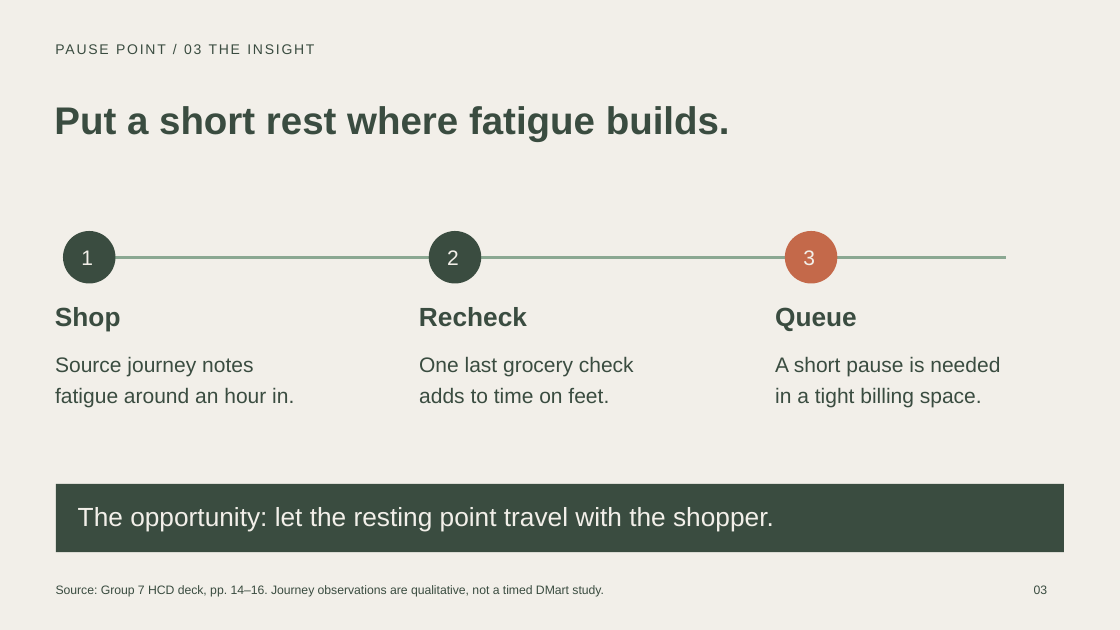
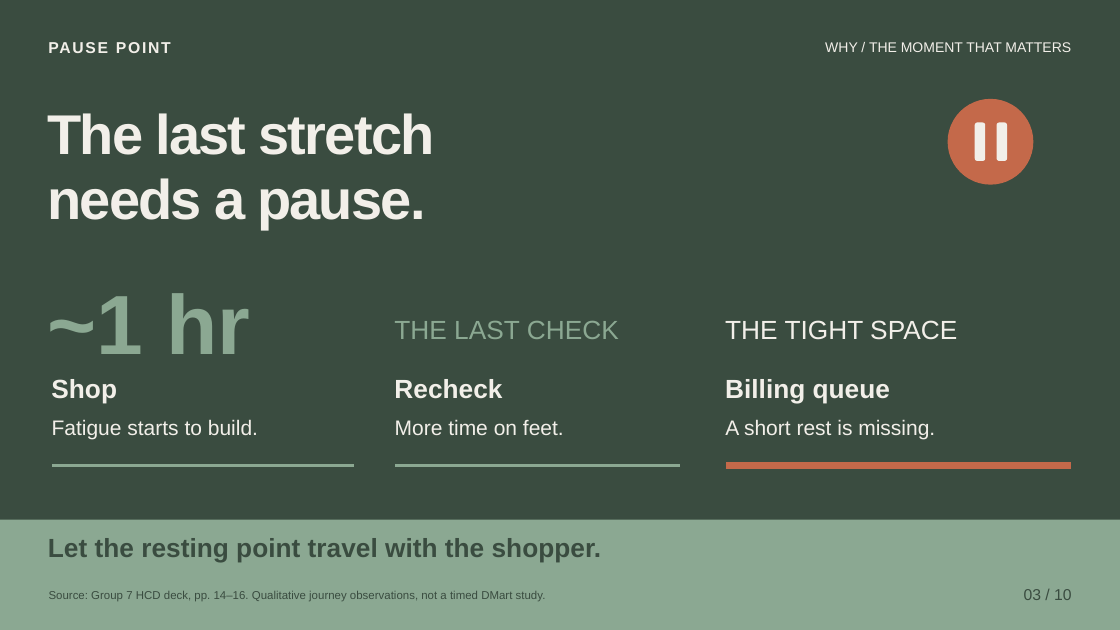
Before and after one commit to hugohe3/ppt-master, a slide deck: slide 3 of deliverables/DMart_Pause_Point_Pilot_Pitch.pptx. Drawn at 1120x630 pixels with LibreOffice and Linux fonts; fonts in the diff are those of the drawing. Boxes give left, top, right and bottom in pixels: in the first picture for what was removed or moved away, otherwise in the second. Text is boxed around its words. In the diff, an @@ line names an element or a change of style, - is before the commit and + after.

Commit message:
Redesign DMart pitch with cinematic layouts and native motion

```diff
--- a/deliverables/DMart_Pause_Point_Pilot_Pitch.pptx
+++ b/deliverables/DMart_Pause_Point_Pilot_Pitch.pptx
@@ background #F2EFE9 to #3A4C40 @@
@@ text at [49,37,189,61]: text changed; size 12 to 13.5 pt; text colour #3A4C40 to #F2EFE9; bold on @@
-PAUSE POINT / 03 THE INSIGHT
+PAUSE POINT
@@ text added at [825,42,1071,52], 12 pt, text #F2EFE9 @@
+WHY / THE MOMENT THAT MATTERS
@@ text added at [47,113,435,229], 48 pt, text #F2EFE9, bold @@
+The last stretch
+needs a pause.
@@ text removed at [54,106,730,141] @@
-Put a short rest where fatigue builds.
@@ ellipse added at [948,99,1033,185], fill #C4694A @@
@@ rounded rectangle added at [975,123,985,161], fill #F2EFE9 @@
@@ rounded rectangle added at [996,123,1007,161], fill #F2EFE9 @@
@@ text at [47,293,250,354]: text changed; size 18 to 72 pt; text colour #F2EFE9 to #8BA892; bold on @@
-1
+~1 hr
@@ text added at [394,321,619,339], 22.5 pt, text #8BA892 @@
+THE LAST CHECK
@@ text added at [725,320,957,340], 22.5 pt, text #F2EFE9 @@
+THE TIGHT SPACE
@@ group removed at [55,231,1007,408]: 4 texts, 3 ellipses, 1 freeform shape @@
-Source journey notes
-fatigue around an hour in.
-2
-3
-A short pause is needed
-in a tight billing space.
@@ text "Shop": place and size @@
-text "Shop" at [55,307,121,332]
+text "Shop" at [51,379,117,404]
@@ text "Shop" at [51,379,117,404]: text colour #3A4C40 to #F2EFE9 @@
@@ text "Recheck" at [394,379,502,399]: text colour #3A4C40 to #F2EFE9 @@
@@ text "Recheck": place and size @@
-text "Recheck" at [419,307,527,327]
+text "Recheck" at [394,379,502,399]
@@ text at [725,379,890,404]: text changed; text colour #3A4C40 to #F2EFE9 @@
-Queue
+Billing queue
@@ text added at [52,420,258,440], 18 pt, text #F2EFE9 @@
+Fatigue starts to build.
@@ text at [395,420,564,435]: text changed; text colour #3A4C40 to #F2EFE9 @@
-One last grocery check
-adds to time on feet.
+More time on feet.
@@ text added at [725,420,935,440], 18 pt, text #F2EFE9 @@
+A short rest is missing.
@@ freeform shape added at [52,465,354,466], outline #8BA892 2.25 pt @@
@@ freeform shape added at [396,465,681,466], outline #8BA892 2.25 pt @@
@@ freeform shape added at [727,465,1071,466], outline #C4694A 6 pt @@
@@ rectangle: place and size @@
-rectangle at [56,484,1065,552]
+rectangle at [0,520,1120,630]
@@ rectangle at [0,520,1120,630]: fill #3A4C40 to #8BA892 @@
@@ text at [48,538,601,563]: text changed; text colour #F2EFE9 to #3A4C40; bold on @@
-The opportunity: let the resting point travel with the shopper.
+Let the resting point travel with the shopper.
@@ text at [49,591,546,601]: text changed; size 10.5 to 9.8 pt @@
-Source: Group 7 HCD deck, pp. 14–16. Journey observations are qualitative, not a timed DMart study.
+Source: Group 7 HCD deck, pp. 14–16. Qualitative journey observations, not a timed DMart study.
@@ text at [1024,589,1071,600]: text changed; size 10.5 to 13.5 pt @@
-03
+03 / 10
```
Also in this commit, not shown: 9 other slides changed, 2 other files.
